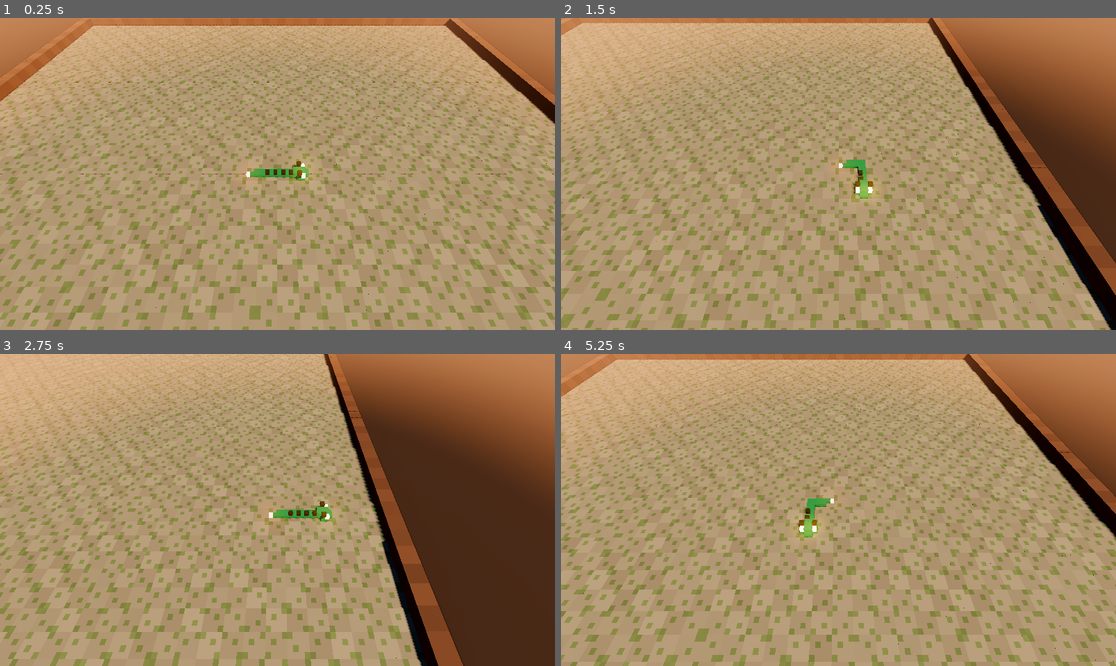
Above: before the commit, frames 1-4 (two rows, left to right).
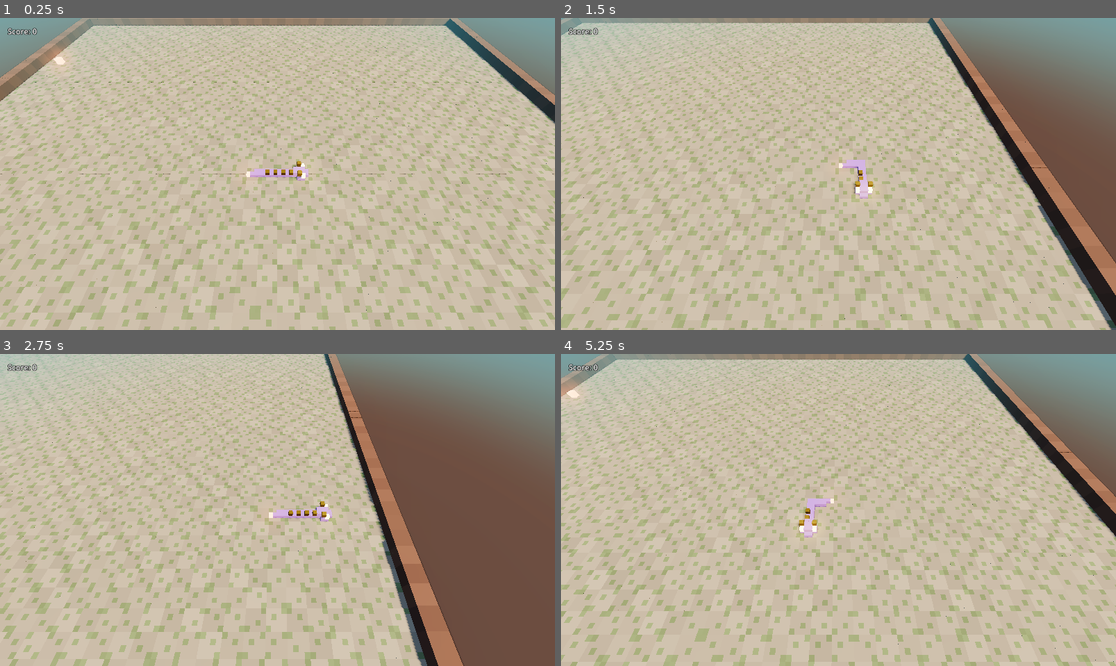
Above: after the commit, the same moments.

Repository: lzhu73/CMPM121-D04
Game: Godot game, scene res://main.tscn
Same seed, same stepped clock (60 frames per second), same inputs: the game is played once before the commit and once after it.
Inputs:
- Up to frame 1 (0.25 s): no input
- Up to frame 2 (1.5 s): hold Right (ui_right) 0.53-1.28 s; hold Down (ui_down) from 1.28 s (still down)
- Up to frame 3 (2.75 s): release Down (ui_down) at 2.03 s; hold Right (ui_right) from 2.03 s (still down)
- Up to frame 4 (5.25 s): release Right (ui_right) at 2.78 s; hold Up (ui_up) 2.78-3.53 s; hold Left (ui_left) 3.53-5.03 s; hold Down (ui_down) from 5.03 s (still down)

The runs differ from the first frame. In frame 1, 100% of the frame differs, in the area x 0-100%, y 0-100%; in frame 2, 99%; in frame 3, 100%; in frame 4, 100%.

Commit message:
[Step 1] food, dragon grow, score

Diff:
--- a/app/main.gd
+++ b/app/main.gd
@@ -17,11 +17,22 @@
 var segments: Array[MeshInstance3D] = []
 var camera := Camera3D.new()
 var _clock := 0.0
+var food_model := MeshInstance3D.new()
+var score_label := Label.new()
 
 
 func _ready() -> void:
 	meshes = Stage.load_kit()
 	_build_stage()
+
+	food_model.mesh = meshes["food"]
+	add_child(food_model)
+
+	add_child(score_label)
+	score_label.position = Vector2(16, 16)
+	score_label.add_theme_constant_override("outline_size", 4)
+
+	_draw_food_and_score()
 	_draw_dragon()
 
 
@@ -38,6 +49,7 @@
 		_clock -= TICK_SECONDS
 		session.tick()
 		_draw_dragon()
+		_draw_food_and_score()
 	_follow(delta)
 
 
@@ -53,6 +65,13 @@
 	var target := _center(session.dragon.body[0]) + CAMERA_OFFSET
 	camera.position = camera.position.lerp(target, 1 - exp(-3 * delta))
 	camera.look_at(camera.position - CAMERA_OFFSET)
+
+
+func _draw_food_and_score() -> void:
+	food_model.visible = session.food != Session.NO_FOOD
+	if food_model.visible:
+		food_model.position = _center(session.food)
+	score_label.text = "Score: %d" % session.score
 
 
 func _draw_dragon() -> void:
--- a/app/stage.gd
+++ b/app/stage.gd
@@ -4,8 +4,8 @@
 class_name Stage
 extends Node3D
 
-const SKY_TOP := Color("1b2f4a")
-const HORIZON := Color("e0936a")  # dusk; the fog uses it too, so the floor melts into the sky
+const SKY_TOP := Color("8594de")
+const HORIZON := Color("62bfd1")  # dusk; the fog uses it too, so the floor melts into the sky
 const EARTH := Color("3a2f2a")  # warm dark ground beyond the board
 
 var rng := RandomNumberGenerator.new()  # seeded, so the stage looks the same every load
--- a/core/session.gd
+++ b/core/session.gd
@@ -1,20 +1,39 @@
-## One run at the game: the board and the dragon on it, from the first tick until the
-## run ends. Rules that involve more than the dragon (food, score, what the dragon can
-## run into) belong here, so Dragon stays about movement and app/ only draws.
 class_name Session
 extends RefCounted
 
+const NO_FOOD := Vector2i(-1, -1)
+
 var board: Board
 var dragon: Dragon
+var food := NO_FOOD
+var score := 0
+var rng := RandomNumberGenerator.new()
 
 
 func _init(grid_size: Vector2i) -> void:
 	board = Board.bordered(grid_size)
 	dragon = Dragon.new(grid_size)
+	rng.seed = 121
+	_place_food()
 
 
-## One step of the rules. TODO for D4: food, growth, and collisions with the dragon's
-## own body and with solid tiles (board.is_solid). Each needs the dragon and something
-## else, which is why they go here rather than in Dragon.tick.
 func tick() -> void:
+	var old_tail: Vector2i = dragon.body.back()
 	dragon.tick()
+
+	if dragon.body[0] == food:
+		dragon.body.append(old_tail)
+		score += 1
+		_place_food()
+
+
+func _place_food() -> void:
+	var free_cells: Array[Vector2i] = []
+	for cell: Vector2i in board.tiles:
+		if not board.is_solid(cell) and cell not in dragon.body:
+			free_cells.append(cell)
+
+	if free_cells.is_empty():
+		food = NO_FOOD
+	else:
+		food = free_cells[rng.randi_range(0, free_cells.size() - 1)]
--- a/tests/session_test.gd
+++ b/tests/session_test.gd
@@ -11,3 +11,39 @@
 	var session := Session.new(Vector2i(10, 10))
 	assert_true(session.board.is_solid(Vector2i(0, 0)))
 	assert_true(not session.board.is_solid(session.dragon.body[0]))
+
+
+func test_a_bite_grows_one_segment_and_scores_one_point() -> void:
+	var session := Session.new(Vector2i(10, 10))
+	var old_length := session.dragon.body.size()
+
+	# Put food directly in front of the head.
+	session.food = session.dragon.body[0] + Vector2i.RIGHT
+	session.tick()
+	assert_eq(session.dragon.body.size(), old_length + 1)
+	assert_eq(session.score, 1)
+
+	# An ordinary move should keep the same length and score.
+	session.food = Vector2i(1, 1)
+	session.tick()
+	assert_eq(session.dragon.body.size(), old_length + 1)
+	assert_eq(session.score, 1)
+
+
+func test_new_food_uses_the_only_free_floor_cell() -> void:
+	var session := Session.new(Vector2i(8, 3))
+	session.food = Vector2i(5, 1)
+	session.tick()
+	assert_eq(session.food, Vector2i(6, 1))
+
+	session.tick()
+	assert_eq(session.score, 2)
+	assert_eq(session.food, Session.NO_FOOD)
+
+
+func test_starting_food_is_free_and_repeatable() -> void:
+	var session := Session.new(Vector2i(10, 10))
+	var replay := Session.new(Vector2i(10, 10))
+	assert_true(not session.board.is_solid(session.food))
+	assert_true(session.food not in session.dragon.body)
+	assert_eq(session.food, replay.food)
Binary file changed: art/dragon_kit.glb
